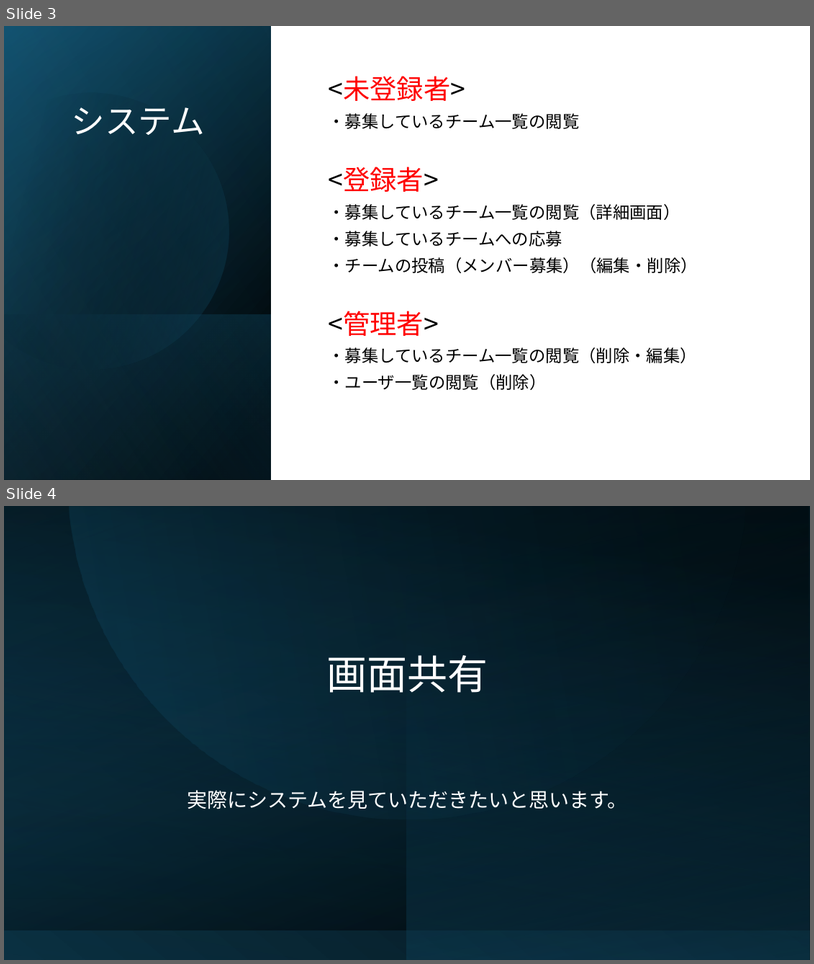
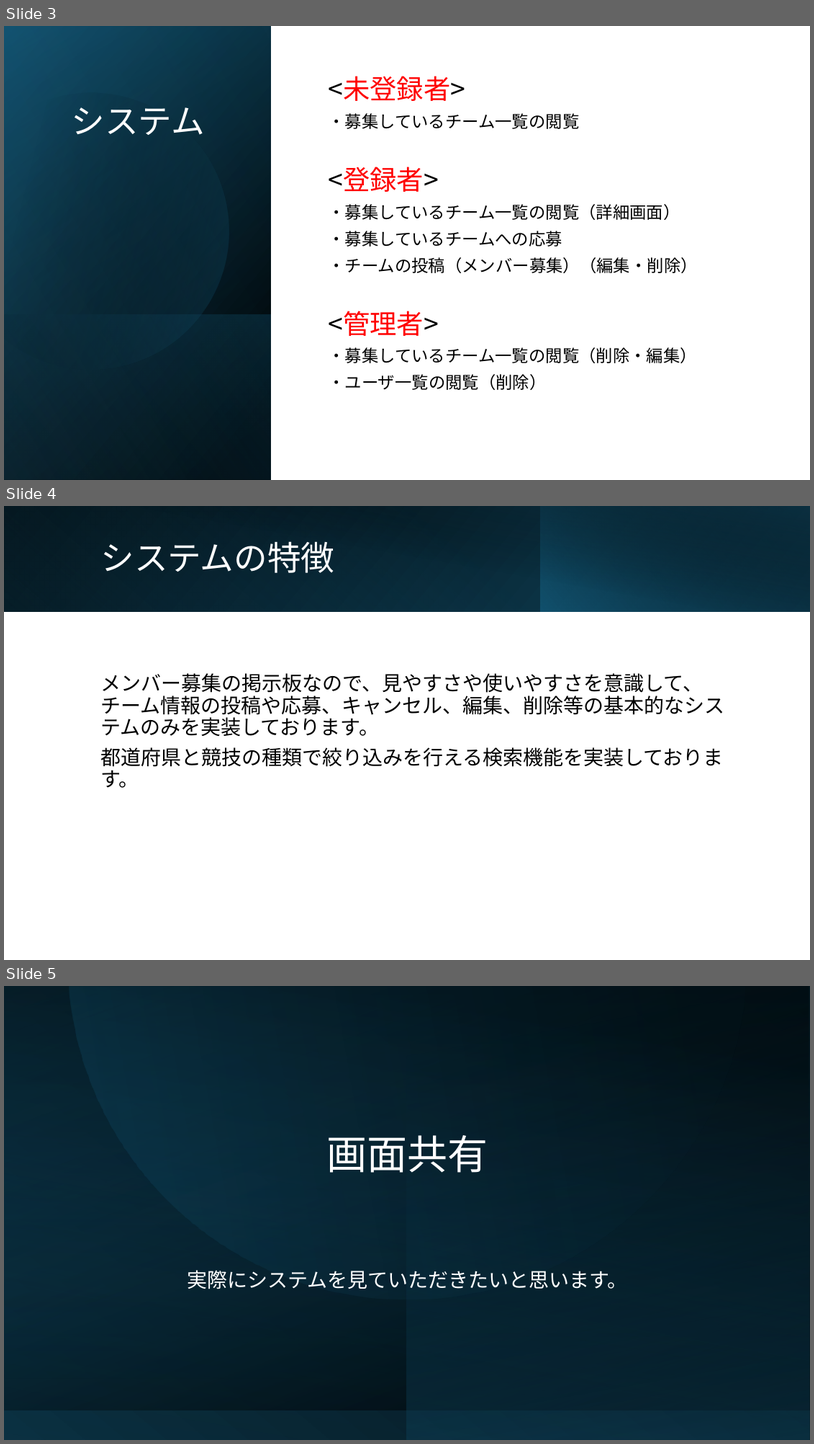
Before and after one commit to badomi10/play, a slide deck: 発表資料/Play With.pptx. Shown one above the other, each under a label of ours: slides 3 and 4 before the commit, slides 3, 4 and 5 after it. The pictures are 814x964 and 814x1444 pixels, drawn with LibreOffice and Linux fonts; fonts in the diff are those of the drawing. Boxes give left, top, right and bottom in pixels: in the first picture for what was removed or moved away, otherwise in the second. Text is boxed around its words. In the diff, an @@ line names an element or a change of style, - is before the commit and + after.

```diff
--- a/発表資料/Play With.pptx
+++ b/発表資料/Play With.pptx
@@ slide 4 added at box(4, 506, 810, 960), background #FFFFFF @@
@@ rectangle added at box(4, 506, 810, 611), fill gradient #000000 to #104862 @@
@@ rectangle added at box(4, 506, 541, 611), fill gradient #156082 to #0B3041 @@
@@ rectangle added at box(34, 506, 810, 612), fill gradient #000000 to #0B3041 @@
@@ rectangle added at box(540, 506, 810, 611), fill gradient #156082 to #000000 @@
@@ title added at box(100, 541, 334, 573), 40 pt, text #FFFFFF @@
+システムの特徴
@@ text added at box(100, 673, 725, 788), 24 pt, text #000000 @@
+メンバー募集の掲示板なので、見やすさや使いやすさを意識して、チーム情報の投稿や応募、キャンセル、編集、削除等の基本的なシステムのみを実装しております。
+都道府県と競技の種類で絞り込みを行える検索機能を実装しております。
@@ what was slide 4 is now slide 5 @@
```
Also in this commit, not shown: 2 slides changed.
